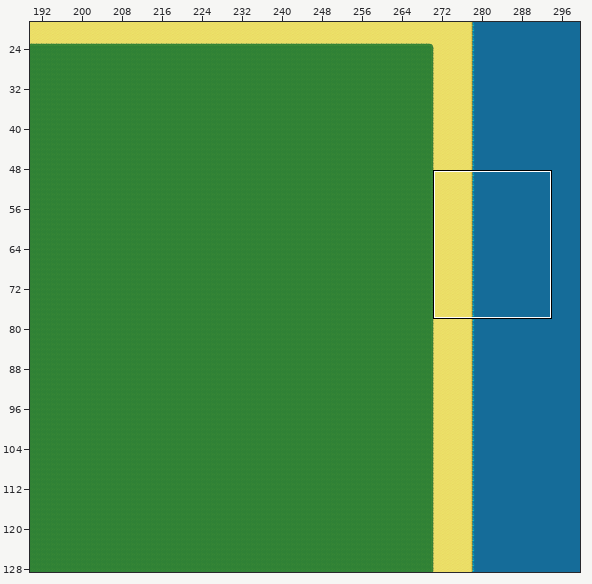
Two versions of a level (Tiled map, res/mapSquare.tmx). Above: a wide view before the commit, with the close-up outlined.
Close-up. Old version:
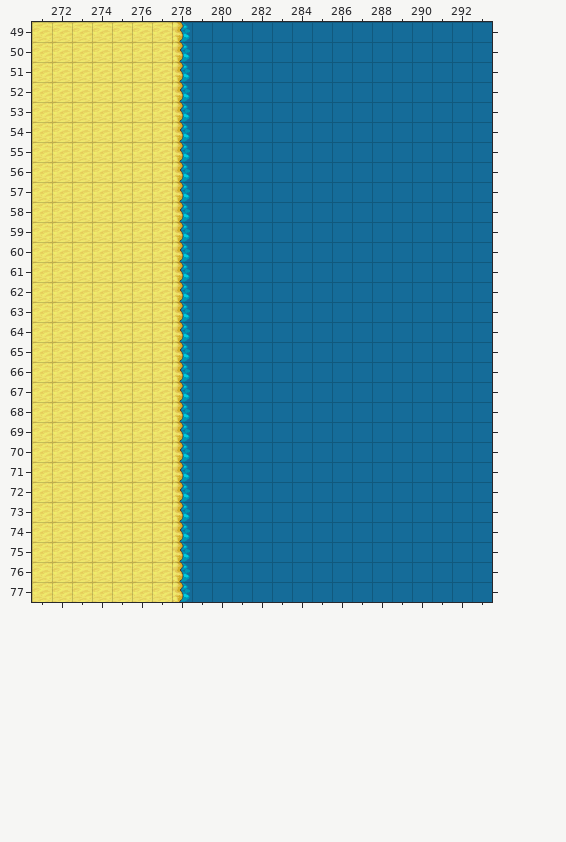
Cells are 32x32 px. Shown: x 271..293, y 49..77. The commit also changed other parts of the map, which this record leaves out.
After the commit:
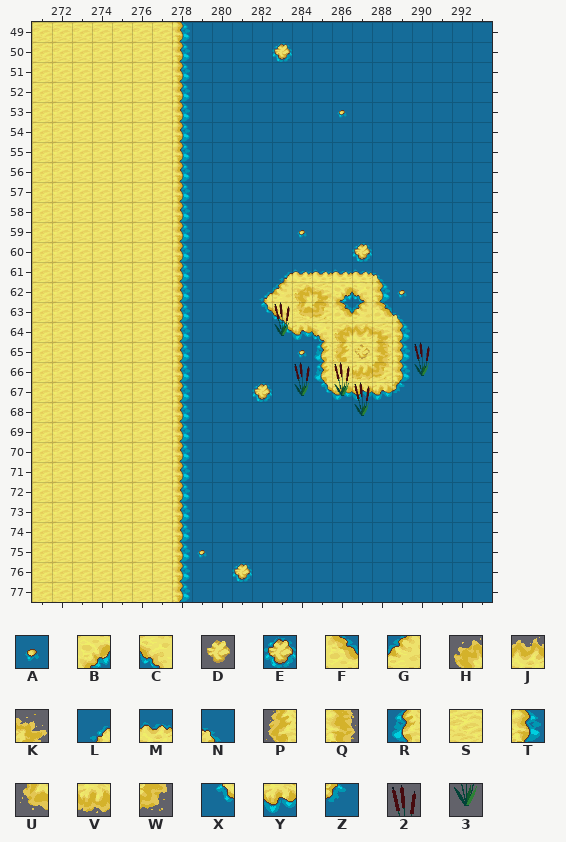
Key: from "terrain": A 255, B 256, C 257, D 273, E 276, F 277, G 278, H 294, J 295, K 296, L 297, M 298, N 299, P 315, Q 317, R 318, S 319, T 320, U 336, V 337, W 338, X 339, Y 340, Z 341, 2 437, 3 458.
_ is an empty cell.
Commit: Added clutter to background map
Change:
{"where": "layer \"BackgroundCover\""}
{"y":50,"x":283,"old":"_","new":"E"}
{"y":53,"x":286,"old":"_","new":"A"}
{"y":59,"x":284,"old":"_","new":"A"}
{"y":60,"x":287,"old":"_","new":"E"}
{"y":61,"x":283,"old":"______","new":"LMMMMN"}
{"y":62,"x":282,"old":"________","new":"LGSSBCTA"}
{"y":63,"x":282,"old":"________","new":"XCSSFGFN"}
{"y":64,"x":283,"old":"_______","new":"XYCSSST"}
{"y":65,"x":284,"old":"______","new":"ARSSST"}
{"y":66,"x":285,"old":"_____","new":"RSSST"}
{"y":67,"x":282,"old":"_","new":"E"}
{"y":67,"x":285,"old":"_____","new":"XYYYZ"}
{"y":75,"x":279,"old":"_","new":"A"}
{"y":76,"x":281,"old":"_","new":"E"}
{"where": "layer \"Clutter\""}
{"y":62,"x":284,"old":"__","new":"HK"}
{"y":63,"x":283,"old":"___","new":"2UW"}
{"y":64,"x":283,"old":"_","new":"3"}
{"y":64,"x":286,"old":"___","new":"HJK"}
{"y":65,"x":286,"old":"___","new":"PDQ"}
{"y":65,"x":290,"old":"_","new":"2"}
{"y":66,"x":284,"old":"_","new":"2"}
{"y":66,"x":286,"old":"___","new":"2VW"}
{"y":66,"x":290,"old":"_","new":"3"}
{"y":67,"x":284,"old":"_","new":"3"}
{"y":67,"x":286,"old":"__","new":"32"}
{"y":68,"x":287,"old":"_","new":"3"}
